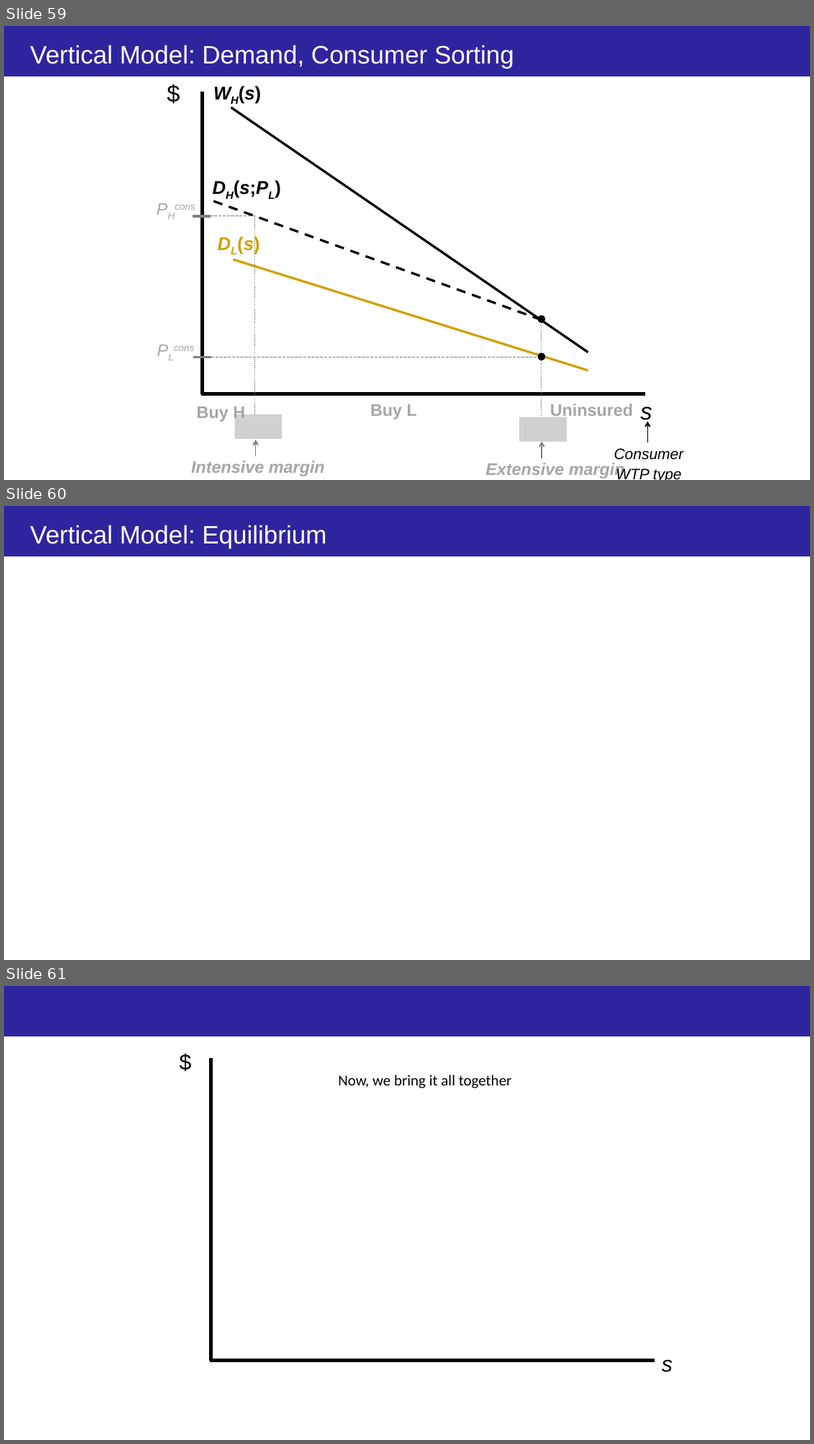
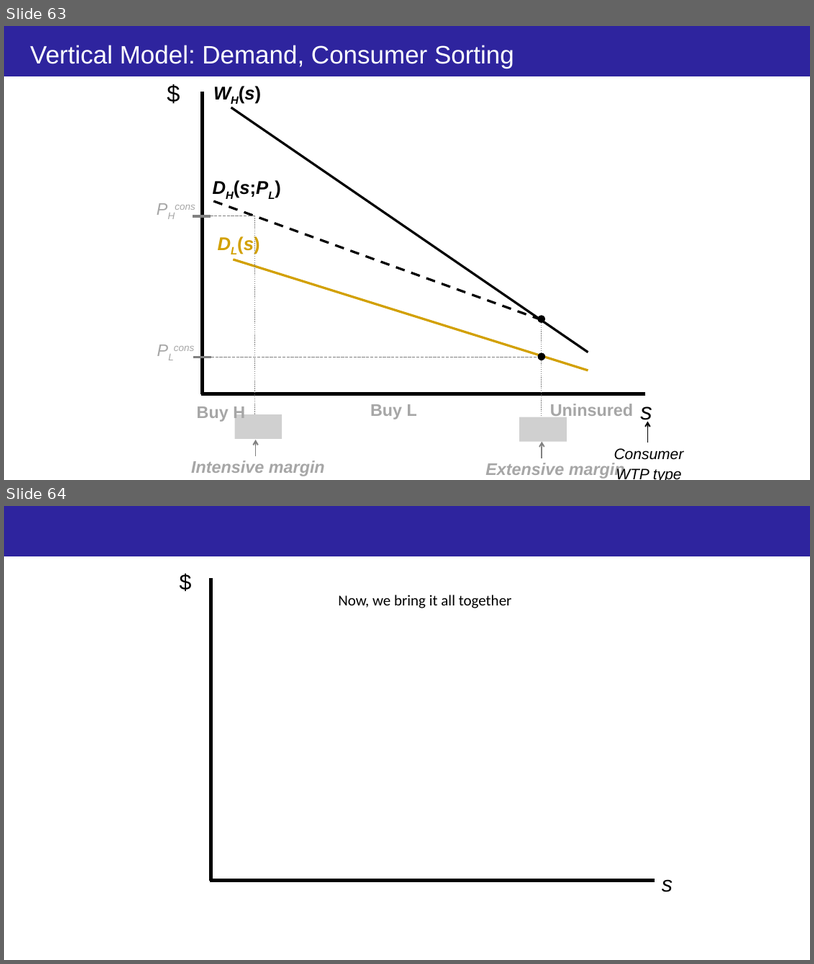
Before and after one commit to alex-hoagland/HAD6750H, a slide deck: Lecture03_AdverseSelection/L3Slides_AdverseSelection_2023W.pptx. Shown one above the other, each under a label of ours: slides 59, 60 and 61 before the commit, slides 63 and 64 after it. The pictures are 814x1444 and 814x964 pixels, drawn with LibreOffice and Linux fonts; fonts in the diff are those of the drawing; grey boxes stand for pictures. Boxes give left, top, right and bottom in pixels: in the first picture for what was removed or moved away, otherwise in the second. Text is boxed around its words. In the diff, an @@ line names an element or a change of style, - is before the commit and + after.

```diff
--- a/Lecture03_AdverseSelection/L3Slides_AdverseSelection_2023W.pptx
+++ b/Lecture03_AdverseSelection/L3Slides_AdverseSelection_2023W.pptx
@@ slide 60 removed at [4, 506, 810, 960], background #FFFFFF; not listed: 1 template element that a slide beside it also shows @@
@@ title removed at [30, 525, 327, 548] @@
-Vertical Model: Equilibrium
@@ what was slide 59 is now slide 63 @@
@@ what was slide 61 is now slide 64 @@
```
Also in this commit, not shown: 2 slides changed, 4 slides added.
